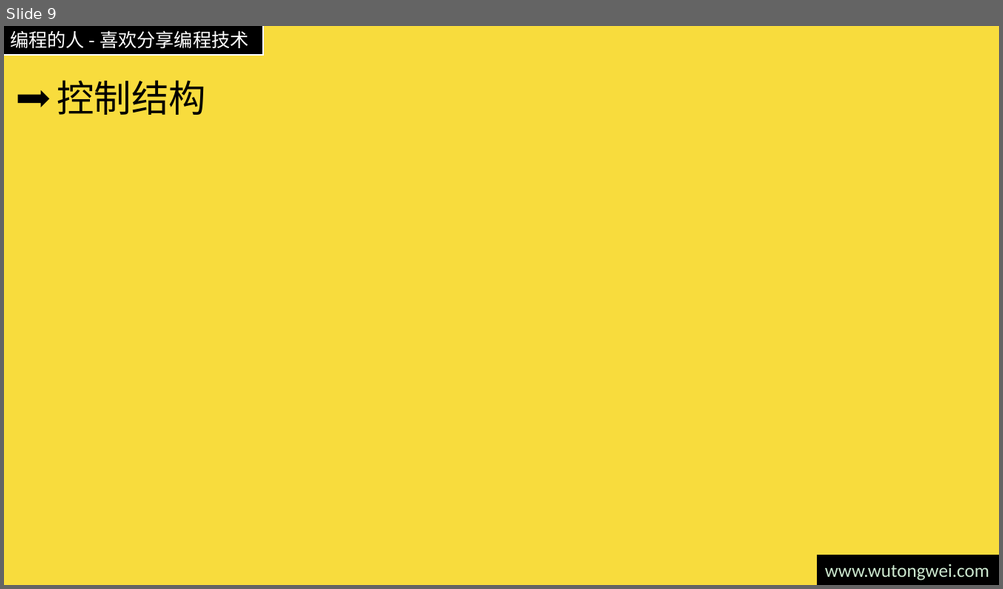
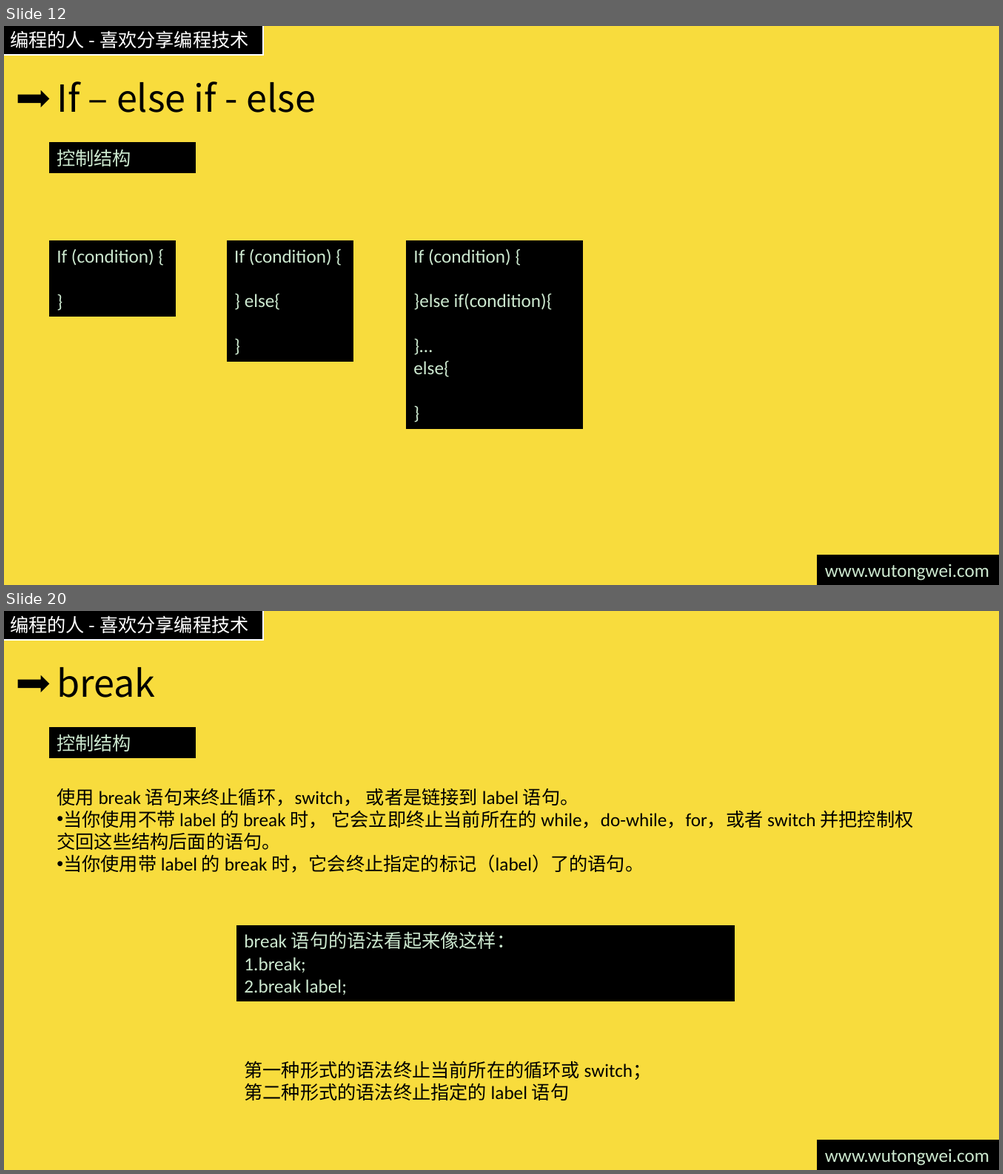
Before and after one commit to willculture/training, a slide deck: ppt/front-end/Javascript.pptx. Shown one above the other, each under a label of ours: slide 9 before the commit, slides 12 and 20 after it; the slides between them are not shown. The pictures are 1003x589 and 1003x1174 pixels, drawn with LibreOffice and Linux fonts; fonts in the diff are those of the drawing. Boxes give left, top, right and bottom in pixels: in the first picture for what was removed or moved away, otherwise in the second. Text is boxed around its words. In the diff, an @@ line names an element or a change of style, - is before the commit and + after.

```diff
--- a/ppt/front-end/Javascript.pptx
+++ b/ppt/front-end/Javascript.pptx
@@ slide 20 added at <box>4,611,999,1170</box>, background #F8DC3D; not listed: 3 template elements that a slide beside it also shows @@
@@ title added at <box>57,667,155,698</box>, 36 pt, text #000000 @@
+break
@@ rectangle added at <box>50,728,196,758</box>, fill #000000, outline #000000 1 pt, 18 pt, text #CCE8CF @@
+控制结构
@@ text added at <box>57,788,913,873</box>, 18 pt, text #000000 @@
+使用 break 语句来终止循环，switch， 或者是链接到 label 语句。
+• 当你使用不带 label 的 break 时， 它会立即终止当前所在的 while，do-while，for，或者 switch 并把控制权交回这些结构后面的语句。
+• 当你使用带 label 的 break 时，它会终止指定的标记（label）了的语句。
@@ rectangle added at <box>237,925,734,1001</box>, fill #000000, outline #000000 1 pt, 18 pt, text #CCE8CF @@
+break 语句的语法看起来像这样：
+1. break;
+2. break label;
@@ text added at <box>244,1061,652,1101</box>, 18 pt, text #000000 @@
+第一种形式的语法终止当前所在的循环或 switch；
+第二种形式的语法终止指定的 label 语句
@@ what was slide 9 is now slide 12 @@
@@ slide 12 changed as well @@
@@ title at <box>57,82,316,113</box>: text changed @@
-控制结构
+If – else if - else
@@ rectangle added at <box>50,143,196,173</box>, fill #000000, outline #000000 1 pt, 18 pt, text #CCE8CF @@
+控制结构
@@ rectangle added at <box>50,241,176,316</box>, fill #000000, outline #000000 1 pt, 18 pt, text #CCE8CF @@
+If (condition) {
+}
@@ rectangle added at <box>227,241,353,362</box>, fill #000000, outline #000000 1 pt, 18 pt, text #CCE8CF @@
+If (condition) {
+} else{
+}
@@ rectangle added at <box>406,241,582,429</box>, fill #000000, outline #000000 1 pt, 18 pt, text #CCE8CF @@
+If (condition) {
+}else if(condition){
+}…
+else{
+}
```
Also in this commit, not shown: 7 other slides changed, 27 other slides added, 5 slides removed, 2 other files.
